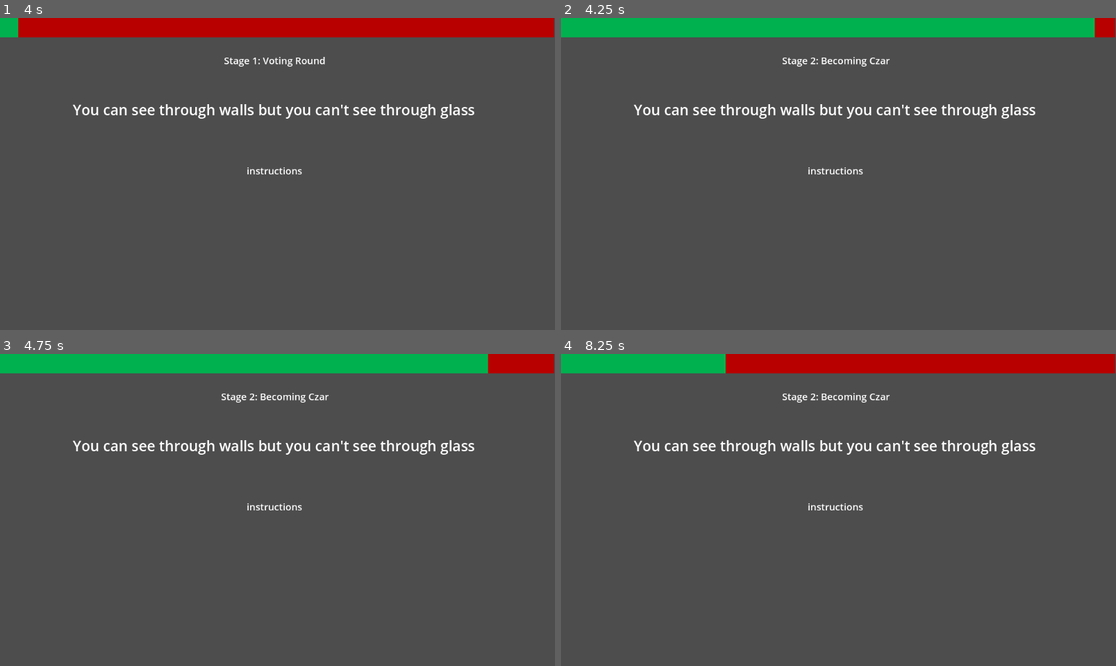
Above: before the commit, frames 1-4 (two rows, left to right).
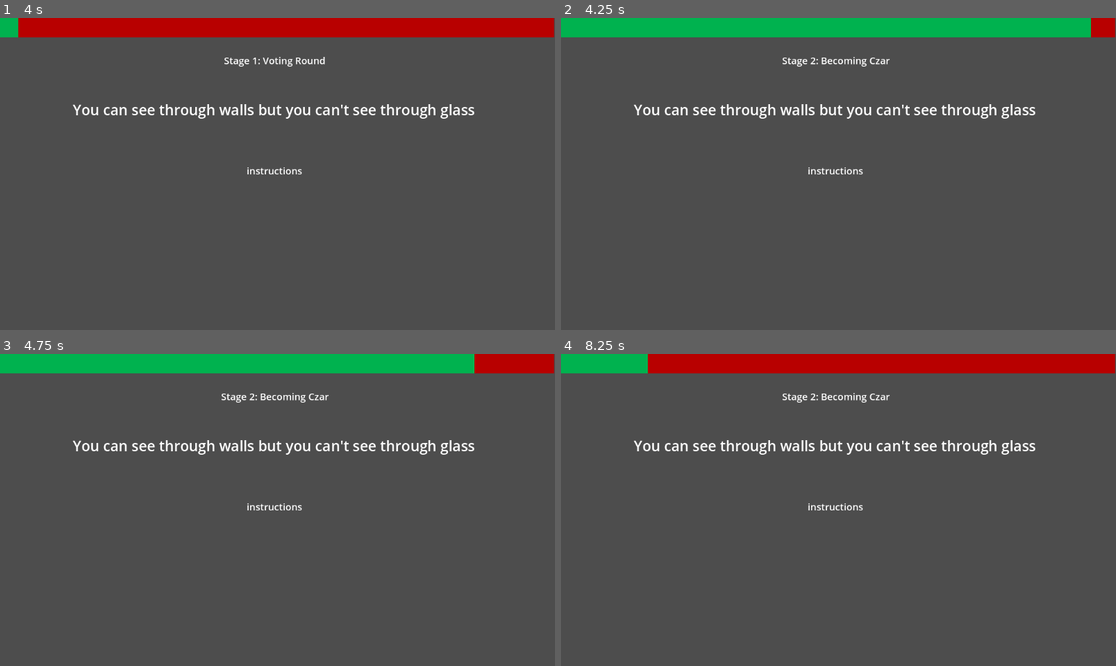
Above: after the commit, the same moments.

Repository: Beepered/WouldYouPressTheButton-Special
Game: Godot game, scene res://scenes/PlayScene.tscn
The game is run twice, just before and just after one commit, with the same random seed, the same clock (stepped at 60 frames per second) and the same inputs. This scene is started directly instead of the project's main scene.
Inputs (mouse positions are in pixels of both pictures, inside the frame that each line leads up to):
- Up to frame 1 (4 s): move the mouse to (399, 158) at 0.52 s; click (399, 158) at 0.67 s; move the mouse to (166, 189) at 1.27 s; click (166, 189) at 1.42 s; move the mouse to (333, 105) at 2.02 s; click (333, 105) at 2.17 s; move the mouse to (249, 236) at 2.77 s; click (249, 236) at 2.92 s; move the mouse to (444, 220) at 3.52 s; click (444, 220) at 3.67 s
- Up to frame 2 (4.25 s): no input
- Up to frame 3 (4.75 s): move the mouse to (111, 463) at 4.27 s; click (111, 463) at 4.42 s
- Up to frame 4 (8.25 s): move the mouse to (866, 510) at 5.02 s; click (866, 510) at 5.17 s; move the mouse to (755, 432) at 5.77 s; click (755, 432) at 5.92 s; move the mouse to (960, 494) at 6.52 s; click (960, 494) at 6.67 s; move the mouse to (727, 525) at 7.27 s; click (727, 525) at 7.42 s; move the mouse to (894, 441) at 8.02 s; click (894, 441) at 8.17 s

Frame 1 is identical in both runs. In frame 2, less than 0.1% of the frame differs, in the area x 95-97%, y 0-7%; in frame 3, 0.2%; in frame 4, 0.9%, in the area x 15-30%, y 0-7%.
Error before the commit: Modulo by zero error in operator '%'. (res://scripts/play/discussion.gd:242)
Error after the commit: Modulo by zero error in operator '%'. (res://scripts/play/discussion.gd:260)

Commit message:
points save and small time/text adjustments

Diff:
--- a/wouldyoupressthebutton-special/scenes/main_menu.tscn
+++ b/wouldyoupressthebutton-special/scenes/main_menu.tscn
@@ -53,9 +53,9 @@
 anchor_left = 0.5
 anchor_right = 0.5
 offset_left = 451.0
-offset_top = 324.0
+offset_top = 300.0
 offset_right = 701.0
-offset_bottom = 404.0
+offset_bottom = 380.0
 grow_horizontal = 2
 theme_override_font_sizes/font_size = 40
 text = "Play"
@@ -65,22 +65,24 @@
 anchor_left = 0.5
 anchor_right = 0.5
 offset_left = 451.0
-offset_top = 434.0
+offset_top = 410.0
 offset_right = 701.0
-offset_bottom = 514.0
+offset_bottom = 490.0
 grow_horizontal = 2
 theme_override_font_sizes/font_size = 40
 text = "Credits"
 
 [node name="Label3" type="Label" parent="CanvasLayer/main menu"]
 offset_left = 492.0
-offset_top = 562.0
+offset_top = 538.0
 offset_right = 667.0
-offset_bottom = 613.0
+offset_bottom = 589.0
+theme_override_font_sizes/font_size = 20
 text = "5+ players required"
 horizontal_alignment = 1
 
 [node name="Settings" type="Node2D" parent="CanvasLayer"]
+visible = false
 
 [node name="background" type="Sprite2D" parent="CanvasLayer/Settings"]
 modulate = Color(0.444489, 0.638216, 0.721653, 1)
--- a/wouldyoupressthebutton-special/scripts/play/discussion.gd
+++ b/wouldyoupressthebutton-special/scripts/play/discussion.gd
@@ -70,11 +70,12 @@
 		3: # Assign roles to players
 			title.text = "Stage 2: Becoming Czar"
 			assign_roles()
-			time = 6
+			time = 5
 		4: # Discussion phase
 			title.text = "Stage 3: Discussion Phase"
 			instructions.visible = true
 			instructions.text = chosenPrompt
+			prompt.text = "%s convince to press\n%s convince NOT to press!" % [persuader, opposer]
 			time = Global.discussTime
 		5: # Second voting round
 			title.text = "Stage 4: Final Voting Round"
@@ -82,7 +83,7 @@
 			time = 1
 		6: # Scoring and preparation for the next round
 			await calculate_scores()
-			time = 5
+			time = 3
 			currentRound += 1
 			if currentRound > Global.numRounds:
 				end_game()
@@ -151,6 +152,7 @@
 
 	# After voting, reset currentPlayer to null
 	currentPlayer = ""
+
 	timer.stop()
 	timer.emit_signal("timeout")
 
@@ -171,7 +173,7 @@
 	player_weights[opposer] -= 2
 
 	# Update prompt
-	prompt.text = "%s must convince to press\n%s must convince not to press!" % [persuader, opposer]
+	prompt.text = "Prepare Yourselves: %s must convince to press\n%s must convince NOT to press!" % [persuader, opposer]
 	instructions.visible = false
 
 func calculate_scores() -> void:
@@ -207,7 +209,23 @@
 		winner = opposer
 
 	# Assign points
-	points[winner] += 1; # but more
+	for i in Global.playerNames:
+		print(i)
+		var firstVote: bool = initialVotes.has(i)
+		var secondVote: bool = finalVotes.has(i)
+		if(firstVote == secondVote): # no change
+			print("no change")
+			if(secondVote):
+				print("persuaded")
+				points[persuader] += 1
+			elif(!secondVote):
+				print("opposed")
+				points[opposer] += 1
+		elif(!firstVote && secondVote):
+			points[persuader] += 2
+		elif(firstVote && !secondVote):
+			points[opposer] += 2
+	print(points)
 
 	# Display results
 	prompt.text = "Pressed: %d, Didn't Press: %d\nWinner: %s" % [
